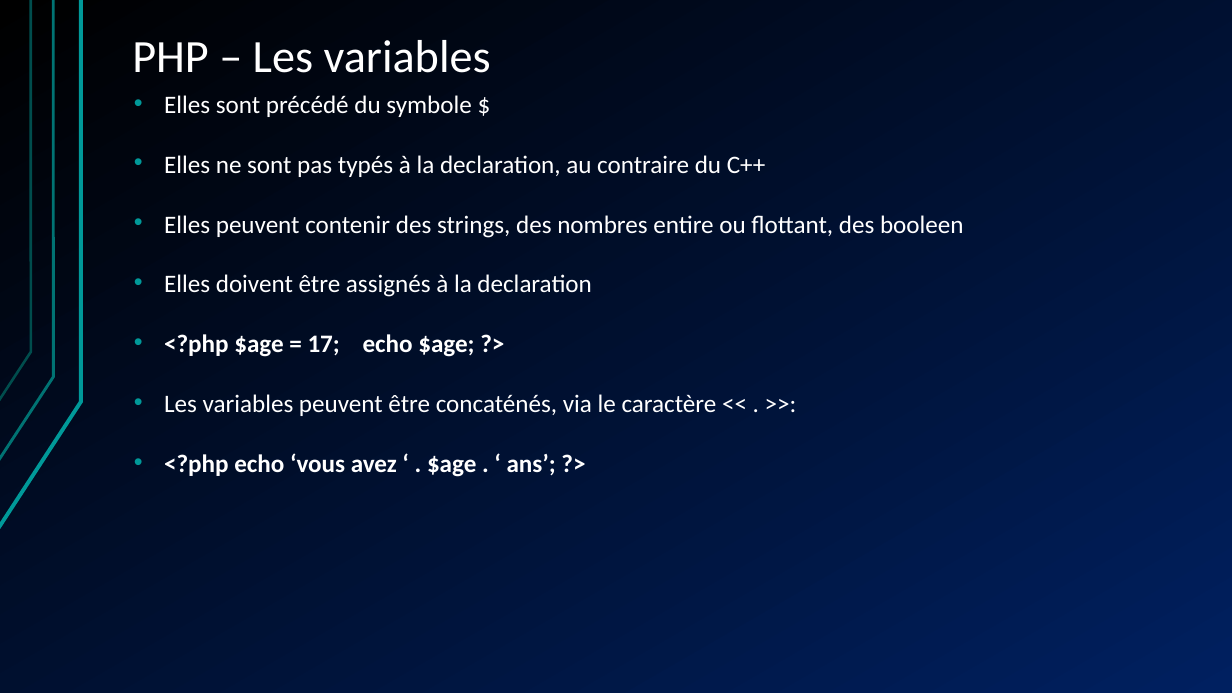
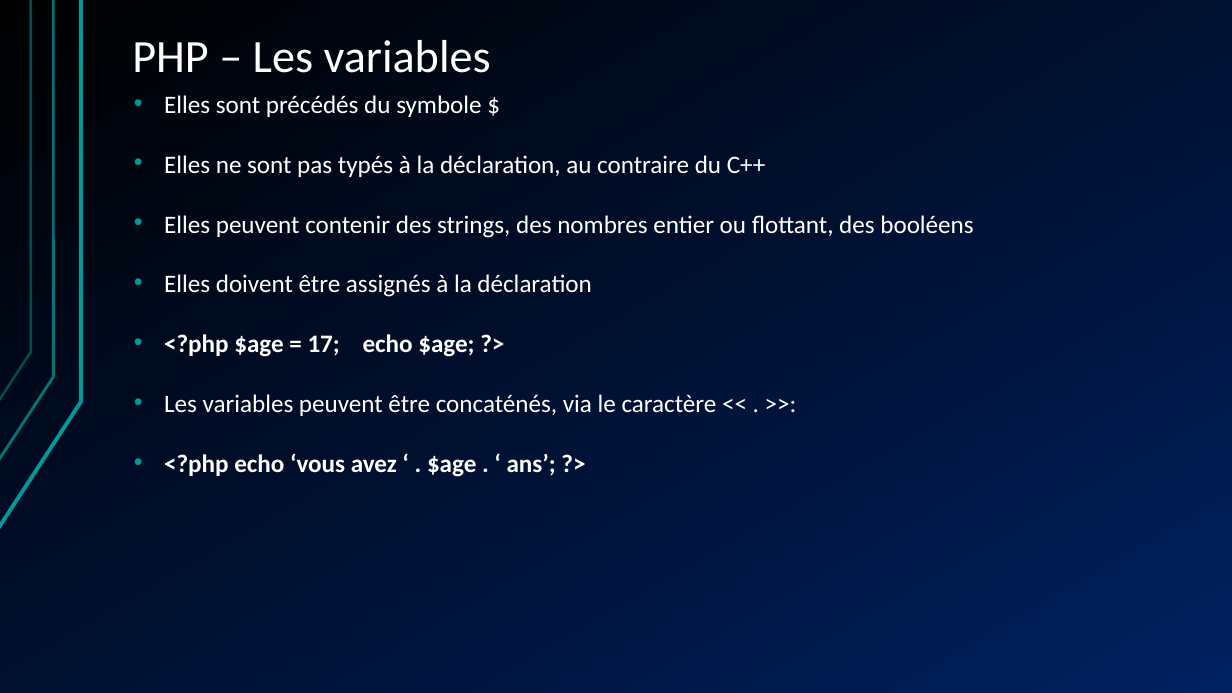
Before and after one commit to shyne99/formation-web, a slide deck: slide 23 of Seance 3 - Interaction utilisateur.ppt (slide 24 before the commit). Drawn at 1232x693 pixels with LibreOffice and Linux fonts; fonts in the diff are those of the drawing. Boxes give left, top, right and bottom in pixels: in the first picture for what was removed or moved away, otherwise in the second. Text is boxed around its words. In the diff, an @@ line names an element or a change of style, - is before the commit and + after.

```diff
--- a/Seance 3 - Interaction utilisateur.ppt
+++ b/Seance 3 - Interaction utilisateur.ppt
@@ text at [164, 95, 973, 297]: text changed @@
-• Elles sont précédé du symbole $
-• Elles ne sont pas typés à la declaration, au contraire du C++
-• Elles peuvent contenir des strings, des nombres entire ou flottant, des booleen
-• Elles doivent être assignés à la declaration
+• Elles sont précédés du symbole $
+• Elles ne sont pas typés à la déclaration, au contraire du C++
+• Elles peuvent contenir des strings, des nombres entier ou flottant, des booléens
+• Elles doivent être assignés à la déclaration
```
Also in this commit, not shown: 18 other slides changed, 1 slide removed, 4 other files.
